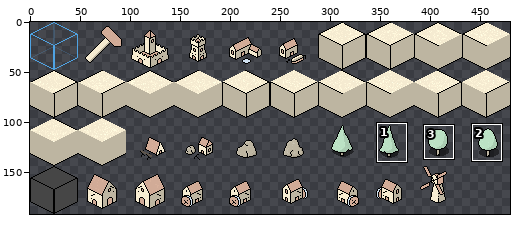
Two states of a sprite sheet, data/gfx/paper/full_48x48.png. The picture above shows the old version from afar; the outline marks the close-up.
Close-up. Old version:
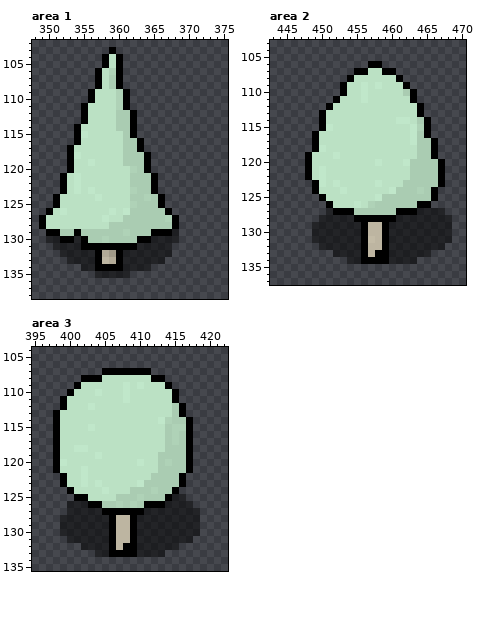
The file is 480x192 pixels. Pixels under 10% opacity are left out. Colours within 5 levels of each other are drawn and written as one. Shown: area 1: x 348..375, y 102..138; area 2: x 443..470, y 103..137; area 3: x 395..422, y 104..135. The commit also changed other parts of the picture, which this record leaves out.
The same view after the edit:
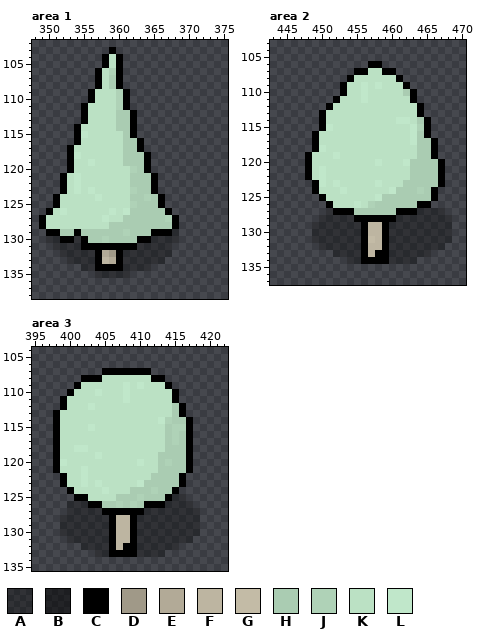
Palette (. is transparent): A #0000004d  B #00000080  C #000000  D #a09988  E #b2aa97  F #bdb5a1  G #c3bba6  H #aaccb2  J #afd2b7  K #bbe1c4  L #c0e7ca
The exact change:
--- area 1
@@ x 348..375 @@
 128 .CKKKKKKKKKHHHHHHHHHC.......
-129 ..CCHHCHHHHHHJHHHCCCB.......
-130 ..BBCCBCHHJHHHHCCBBBB.......
-131 ...BBBBCCCCCCCCBBBBB........
-132 ....BBBBBCEDCBBBBBBB........
-133 .....BBBBCFECBBBBBB.........
-134 .......BBCCCCBBBB...........
-135 .........BBBBB..............
+129 ..CCHHCHHHHHHJHHHCCCA.......
+130 ..AACCACHHJHHHHCCAAAA.......
+131 ...AAAACCCCCCCCAAAAA........
+132 ....AAAAACEDCAAAAAAA........
+133 .....AAAACFECAAAAAA.........
+134 .......AACCCCAAAA...........
+135 .........AAAAA..............
 136 ............................
--- area 2
@@ x 443..470 @@
 126 ........CKKKLKJHHHHHHCC.....
-127 ........BCCCHHHHHHCCCBBBB...
-128 .......BBBBBCCCCCCBBBBBBBB..
-129 ......BBBBBBBCFFCBBBBBBBBB..
-130 ......BBBBBBBCFFCBBBBBBBBB..
-131 ......BBBBBBBCGFCBBBBBBBBB..
-132 .......BBBBBBCFFCBBBBBBBB...
-133 .........BBBBCFCCBBBBBB.....
-134 ...........BBCCCCBBBB.......
+127 ........ACCCHHHHHHCCCAAAA...
+128 .......AAAAACCCCCCAAAAAAAA..
+129 ......AAAAAAACFFCAAAAAAAAA..
+130 ......AAAAAAACFFCAAAAAAAAA..
+131 ......AAAAAAACGFCAAAAAAAAA..
+132 .......AAAAAACFFCAAAAAAAA...
+133 .........AAAACFCCAAAAAA.....
+134 ...........AACCCCAAAA.......
 135 ............................
--- area 3
@@ x 395..422 @@
 124 .....CKKKKLKKKHHHJHHC.......
-125 ......CCKKKKHHHJHHHCBB......
-126 .....BBBCCHHJHJHCCCBBBB.....
-127 .....BBBBBCCCCCCBBBBBBBB....
-128 ....BBBBBBBCFFCBBBBBBBBB....
-129 ....BBBBBBBCFFCBBBBBBBBB....
-130 ....BBBBBBBCFFCBBBBBBBBB....
-131 .....BBBBBBCFFCBBBBBBBB.....
-132 .......BBBBCFCCBBBBBB.......
-133 .........BBCCCCBBBB.........
+125 ......CCKKKKHHHJHHHCAA......
+126 .....AAACCHHJHJHCCCAAAA.....
+127 .....AAAAACCCCCCAAAAAAAA....
+128 ....AAAAAAACFFCAAAAAAAAA....
+129 ....AAAAAAACFFCAAAAAAAAA....
+130 ....AAAAAAACFFCAAAAAAAAA....
+131 .....AAAAAACFFCAAAAAAAA.....
+132 .......AAAACFCCAAAAAA.......
+133 .........AACCCCAAAA.........
 134 ............................
